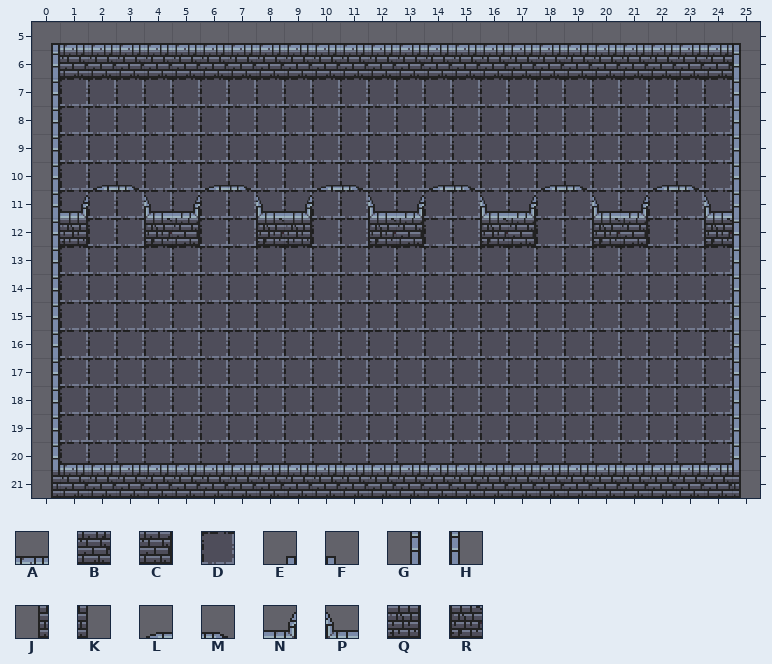
One commit to this Tiled map (JSON): assets/tilemaps/level-0-floor-0.json. The first picture shows the starting point.
Cells are 32x32 px. Shown: x 0..25, y 5..21.
Key: from "tileset": A 2, B 9, C 10, D 29, E 49, F 50, G 56, H 57, J 63, K 64, L 93, M 94, N 99, P 102, Q 106, R 109.
_ is an empty cell, # one hidden under a higher layer.
Layers that did not change in this view are not listed.
Layer "walkable" before, first column x 0:
 5 __________________________
 6 __________________________
 7 _DDDDDDDDDDDDDDDDDDDDDDDD_
 8 _DDDDDDDDDDDDDDDDDDDDDDDD_
 9 _DDDDDDDDDDDDDDDDDDDDDDDD_
10 _DDDDDDDDDDDDDDDDDDDDDDDD_
11 _DDDDDDDDDDDDDDDDDDDDDDDD_
12 _#DD##DD##DD##DD##DD##DD#_
13 _DDDDDDDDDDDDDDDDDDDDDDDD_
14 _DDDDDDDDDDDDDDDDDDDDDDDD_
15 _DDDDDDDDDDDDDDDDDDDDDDDD_
16 _DDDDDDDDDDDDDDDDDDDDDDDD_
17 _DDDDDDDDDDDDDDDDDDDDDDDD_
18 _DDDDDDDDDDDDDDDDDDDDDDDD_
19 _DDDDDDDDDDDDDDDDDDDDDDDD_
20 _DDDDDDDDDDDDDDDDDDDDDDDD_
21 __________________________
Layer "block" before, first column x 0:
 5 __________________________
 6 GBBBBBBBBBBBBBBBBBBBBBBBBH
 7 G________________________H
 8 G________________________H
 9 G________________________H
10 G________________________H
11 G________________________H
12 GQ__RC__RQ__RC__RC__RC__RH
13 G________________________H
14 G________________________H
15 G________________________H
16 G________________________H
17 G________________________H
18 G________________________H
19 G________________________H
20 G________________________H
21 JBBBBBBBBBBBBBBBBBBBBBBBBK
Layer "above" before, first column x 0:
 5 EAAAAAAAAAAAAAAAAAAAAAAAAF
 6 __________________________
 7 __________________________
 8 __________________________
 9 __________________________
10 __LM__LM__LM__LM__LM__LM__
11 _N__PN__PN__PN__PN__PN__P_
12 __________________________
13 __________________________
14 __________________________
15 __________________________
16 __________________________
17 __________________________
18 __________________________
19 __________________________
20 _AAAAAAAAAAAAAAAAAAAAAAAA_
21 __________________________
And afterwards:
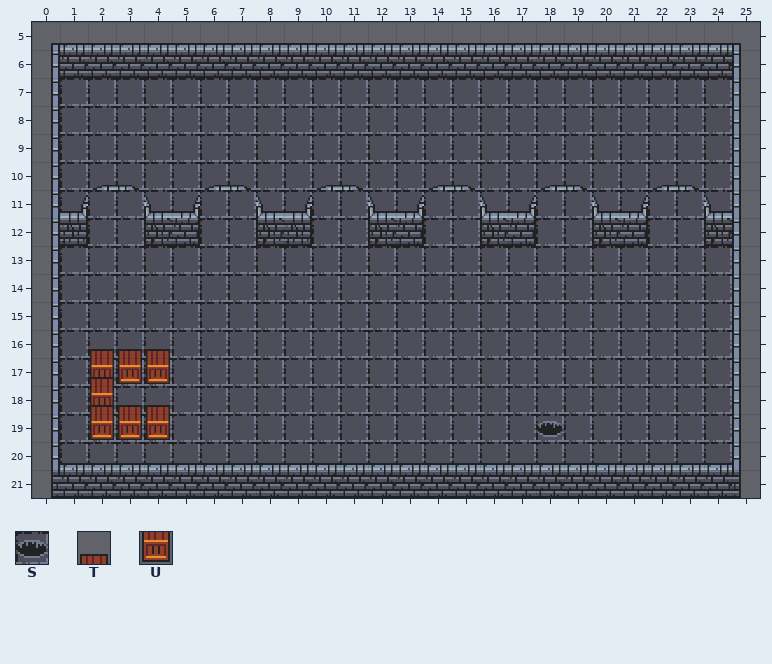
Further tiles: from "tileset": S 69, T 76, U 83.
Diff:
{"where": "layer \"walkable\""}
{"y":19,"x":18,"old":"D","new":"S"}
{"where": "layer \"block\""}
{"y":17,"x":2,"old":"___","new":"UUU"}
{"y":18,"x":2,"old":"_","new":"U"}
{"y":19,"x":2,"old":"___","new":"UUU"}
{"where": "layer \"above\""}
{"y":16,"x":2,"old":"___","new":"TTT"}
{"y":17,"x":2,"old":"_","new":"T"}
{"y":18,"x":2,"old":"___","new":"TTT"}
{"label":"added","picture_box":[90,349,170,440]}
{"label":"changed","picture_box":[538,421,564,437]}
